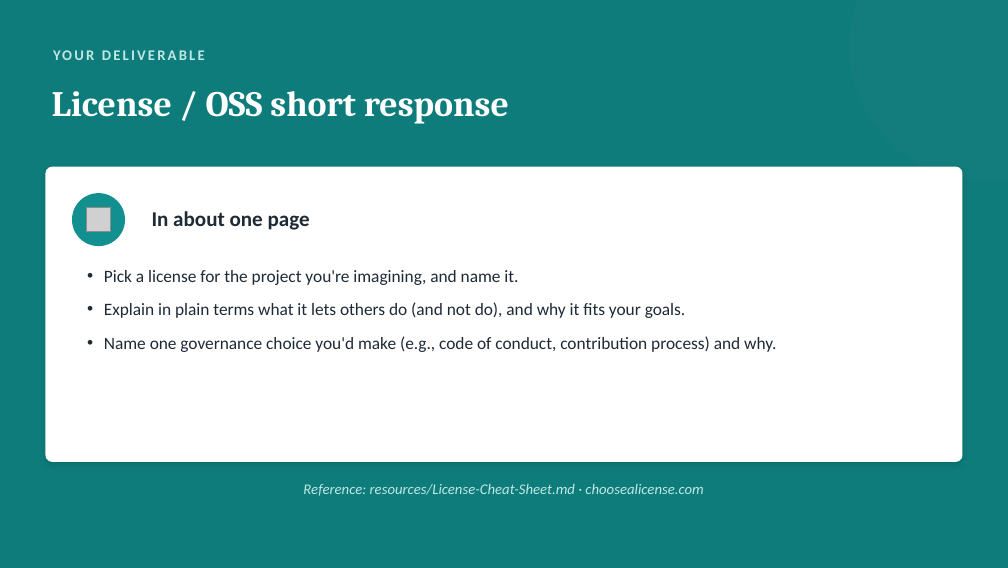
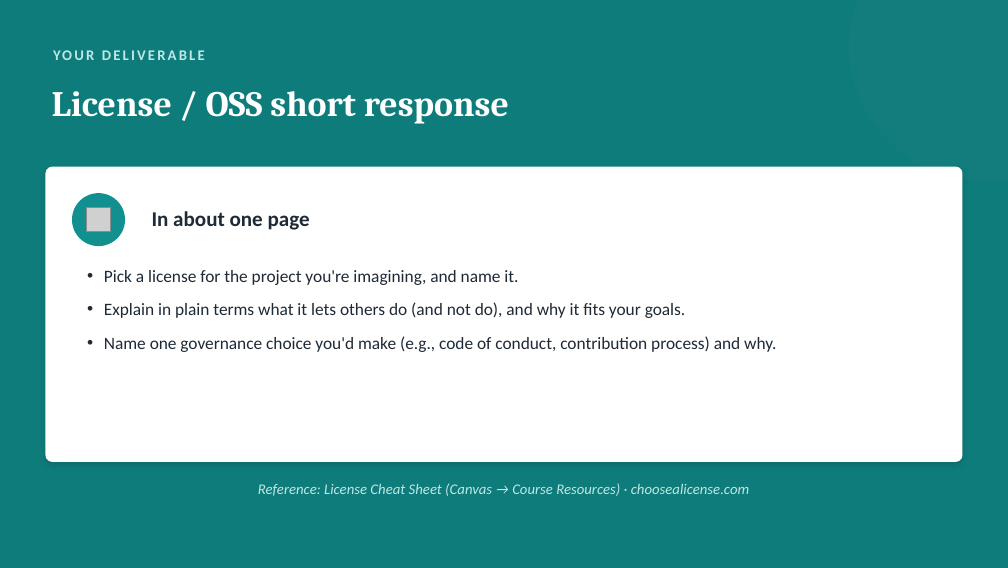
Before and after one commit to BYU-CS-Course-Ops/CS380, a slide deck: slide 12 of canvas_material/lectures/powerpoint/Session03-OpenSource.pptx. Drawn at 1008x568 pixels with LibreOffice and Linux fonts; fonts in the diff are those of the drawing; grey boxes stand for pictures. Boxes give left, top, right and bottom in pixels: in the first picture for what was removed or moved away, otherwise in the second. Text is boxed around its words. In the diff, an @@ line names an element or a change of style, - is before the commit and + after.

```diff
--- a/canvas_material/lectures/powerpoint/Session03-OpenSource.pptx
+++ b/canvas_material/lectures/powerpoint/Session03-OpenSource.pptx
@@ text at box(258, 483, 749, 496): text changed @@
-Reference: resources/License-Cheat-Sheet.md · choosealicense.com
+Reference: License Cheat Sheet (Canvas → Course Resources) · choosealicense.com
```
Also in this commit, not shown: 1 other slide changed, 8 other files.
